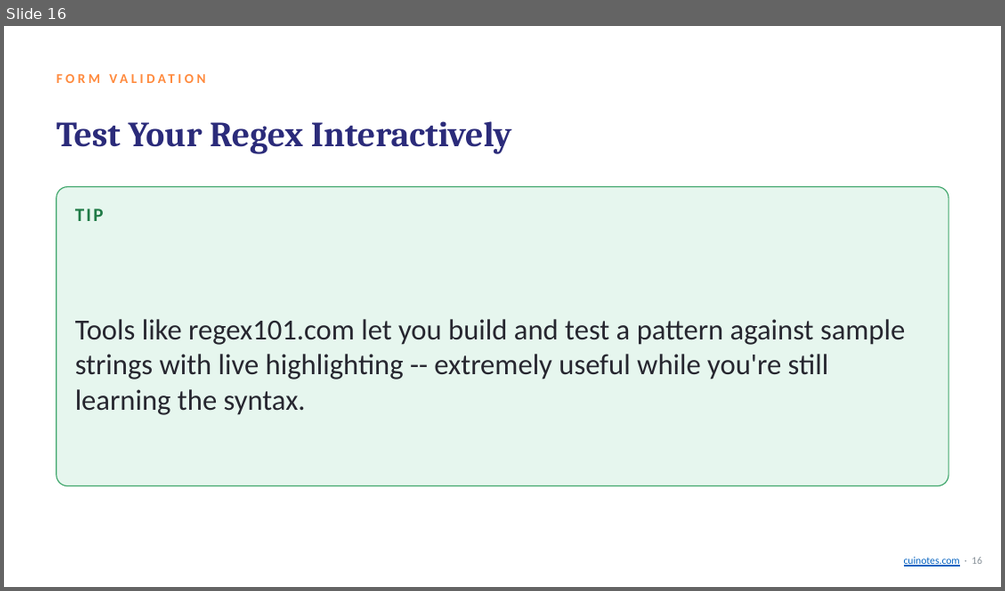
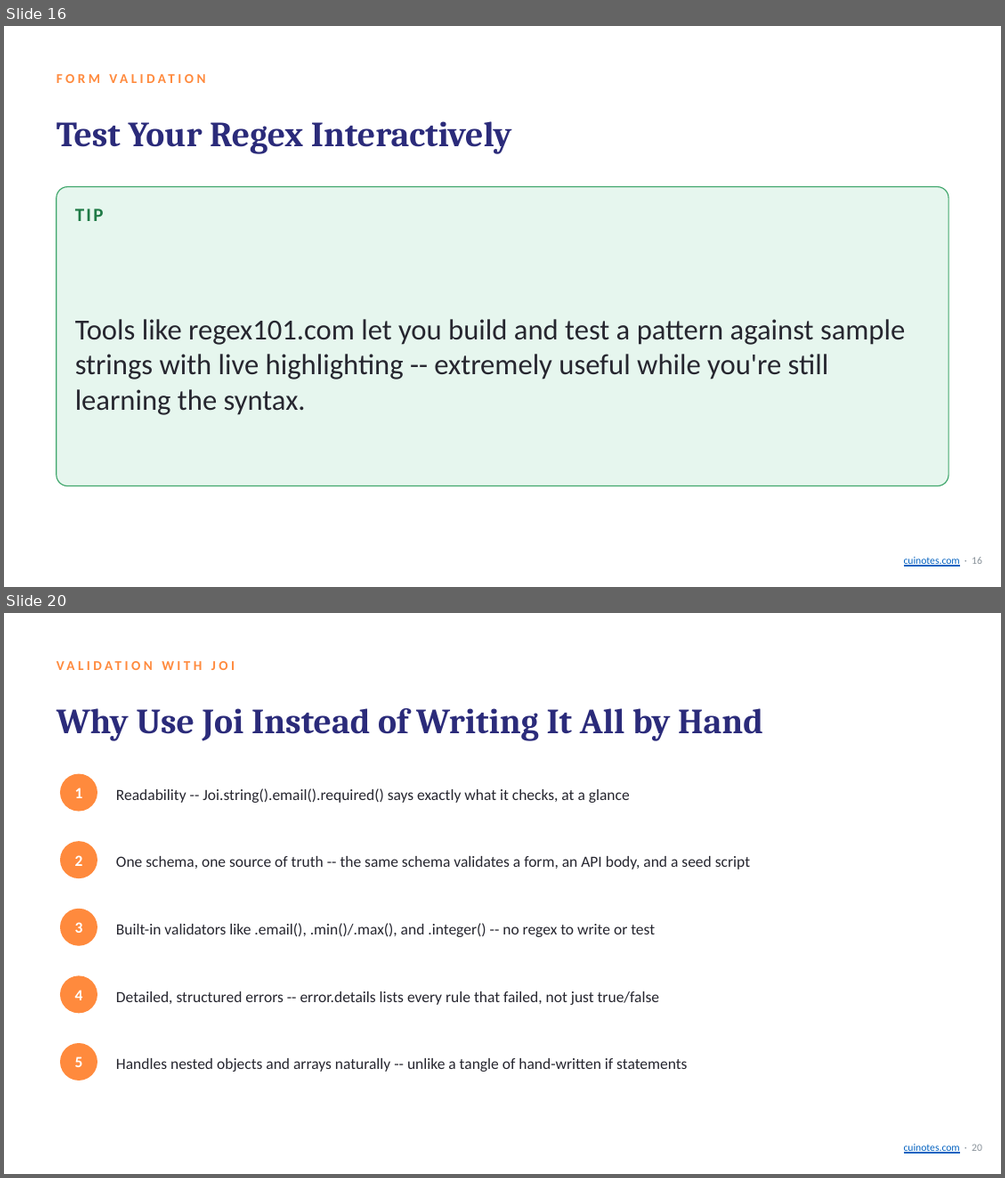
Before and after one commit to mua22/mern-web-book, a slide deck: slides/CSC336-Lecture-14-Regular-Expressions-and-JSON.pptx. Shown one above the other, each under a label of ours: slide 16 before the commit, slides 16 and 20 after it; the slides between them are not shown. The pictures are 1005x591 and 1005x1178 pixels, drawn with LibreOffice and Linux fonts; fonts in the diff are those of the drawing. Boxes give left, top, right and bottom in pixels: in the first picture for what was removed or moved away, otherwise in the second. Text is boxed around its words. In the diff, an @@ line names an element or a change of style, - is before the commit and + after.

```diff
--- a/slides/CSC336-Lecture-14-Regular-Expressions-and-JSON.pptx
+++ b/slides/CSC336-Lecture-14-Regular-Expressions-and-JSON.pptx
@@ slide 20 added at [4, 613, 1001, 1174], background #FFFFFF @@
@@ text added at [57, 650, 879, 681], 13 pt, text #FF8A3D, bold @@
+VALIDATION WITH JOI
@@ text added at [57, 708, 763, 741], 34 pt, text #2B2B7A, bold @@
+Why Use Joi Instead of Writing It All by Hand
@@ ellipse added at [60, 774, 97, 811], fill #FF8A3D @@
@@ text added at [75, 787, 83, 798], 15 pt, text #FFFFFF, bold @@
+1
@@ text added at [116, 788, 630, 803], 15 pt, text #26262F @@
+Readability -- Joi.string().email().required() says exactly what it checks, at a glance
@@ ellipse added at [60, 841, 97, 878], fill #FF8A3D @@
@@ text added at [75, 855, 83, 866], 15 pt, text #FFFFFF, bold @@
+2
@@ text added at [116, 856, 750, 869], 15 pt, text #26262F @@
+One schema, one source of truth -- the same schema validates a form, an API body, and a seed script
@@ ellipse added at [60, 908, 97, 946], fill #FF8A3D @@
@@ text added at [75, 922, 83, 933], 15 pt, text #FFFFFF, bold @@
+3
@@ text added at [116, 923, 655, 937], 15 pt, text #26262F @@
+Built-in validators like .email(), .min()/.max(), and .integer() -- no regex to write or test
@@ ellipse added at [60, 976, 97, 1013], fill #FF8A3D @@
@@ text added at [75, 989, 83, 1000], 15 pt, text #FFFFFF, bold @@
+4
@@ text added at [116, 991, 659, 1005], 15 pt, text #26262F @@
+Detailed, structured errors -- error.details lists every rule that failed, not just true/false
@@ ellipse added at [60, 1043, 97, 1080], fill #FF8A3D @@
@@ text added at [75, 1056, 83, 1067], 15 pt, text #FFFFFF, bold @@
+5
@@ text added at [116, 1058, 687, 1071], 15 pt, text #26262F @@
+Handles nested objects and arrays naturally -- unlike a tangle of hand-written if statements
@@ text added at [904, 1143, 982, 1153], 10 pt, text #0563C1, underline @@
+cuinotes.com · 20
```
Also in this commit, not shown: 9 slides changed, 4 other slides added, 3 other files.
